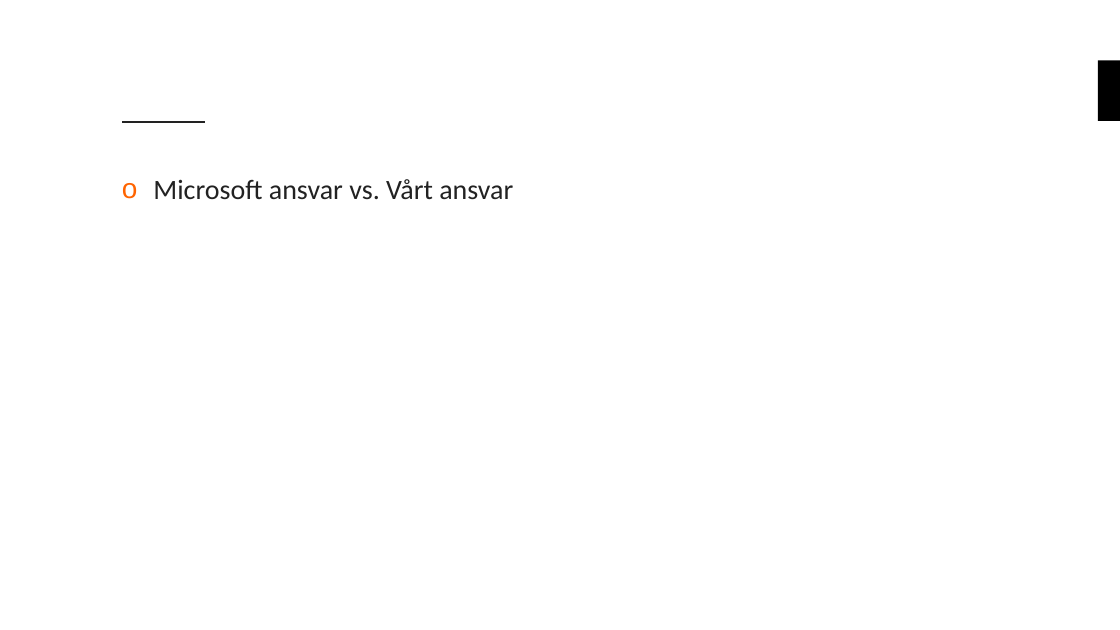
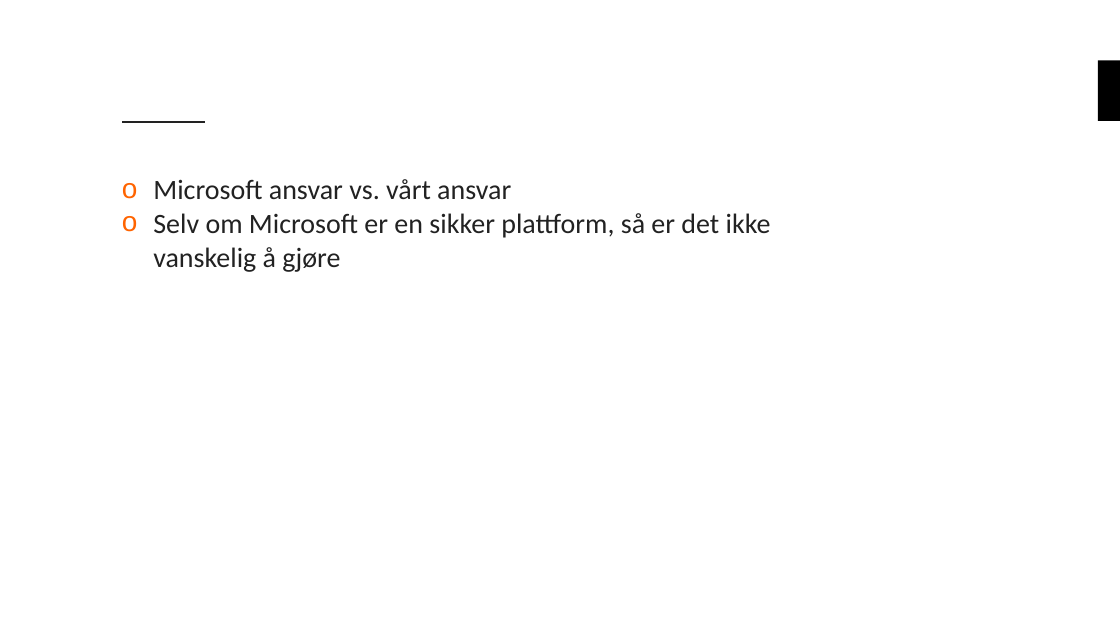
Before and after one commit to bouvet/azure-workshops, a slide deck: slide 7 of Workshop_3/Presentasjon/Azureskolen-Workshop#3.pptx. Drawn at 1120x630 pixels with LibreOffice and Linux fonts; fonts in the diff are those of the drawing; background and template pictures are left out. Boxes give left, top, right and bottom in pixels: in the first picture for what was removed or moved away, otherwise in the second. Text is boxed around its words. In the diff, an @@ line names an element or a change of style, - is before the commit and + after.

Commit message:
wip

```diff
--- a/Workshop_3/Presentasjon/Azureskolen-Workshop#3.pptx
+++ b/Workshop_3/Presentasjon/Azureskolen-Workshop#3.pptx
@@ text at (153,179,771,272): text changed @@
-o Microsoft ansvar vs. Vårt ansvar
+o Microsoft ansvar vs. vårt ansvar
+o Selv om Microsoft er en sikker plattform, så er det ikke vanskelig å gjøre
```
